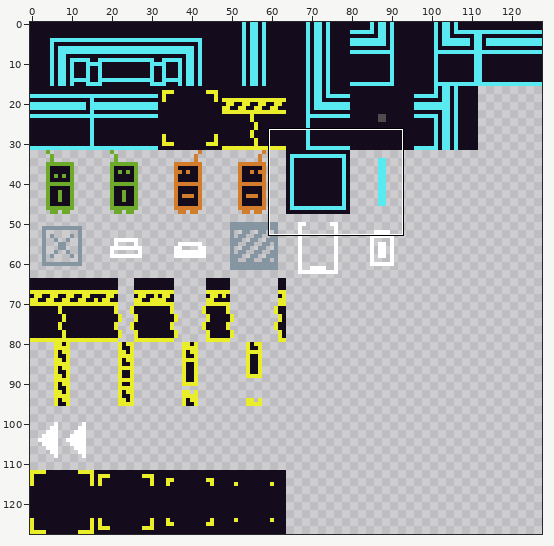
File history of a pixel-art file, assets/Sprite-0002.aseprite. The first picture is a wide view before the edit; the outline marks the close-up.
Close-up. Earlier state:
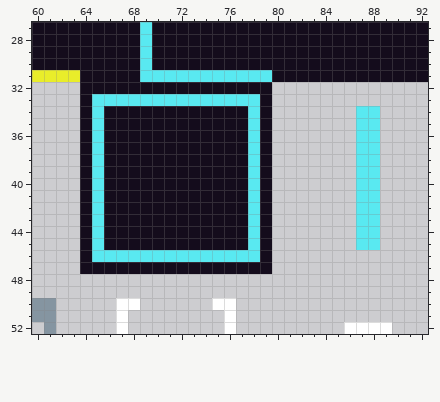
128x128 pixels, 1 frame. Shown: x 60..92, y 27..52.
Once edited:
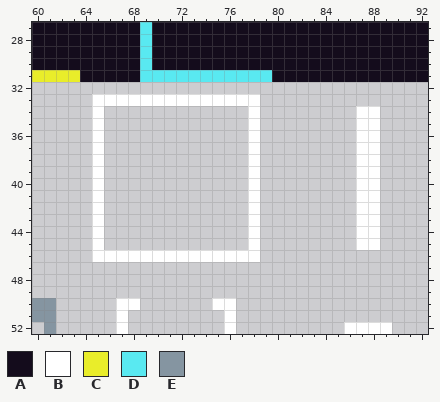
Palette (. is transparent): A #140c1c  B #ffffff  C #e9ed2a  D #59e9f1  E #8595a1
Changes in this commit:
y 32: x 64..79 AAAAAAAAAAAAAAAA -> ................
y 33: x 64..79 ADDDDDDDDDDDDDDA -> .BBBBBBBBBBBBBB.
y 34..45: x 64..79 ADAAAAAAAAAAAADA -> .B............B.; x 87..88 DD -> BB
y 46: x 64..79 ADDDDDDDDDDDDDDA -> .BBBBBBBBBBBBBB.
y 47: x 64..79 AAAAAAAAAAAAAAAA -> ................
